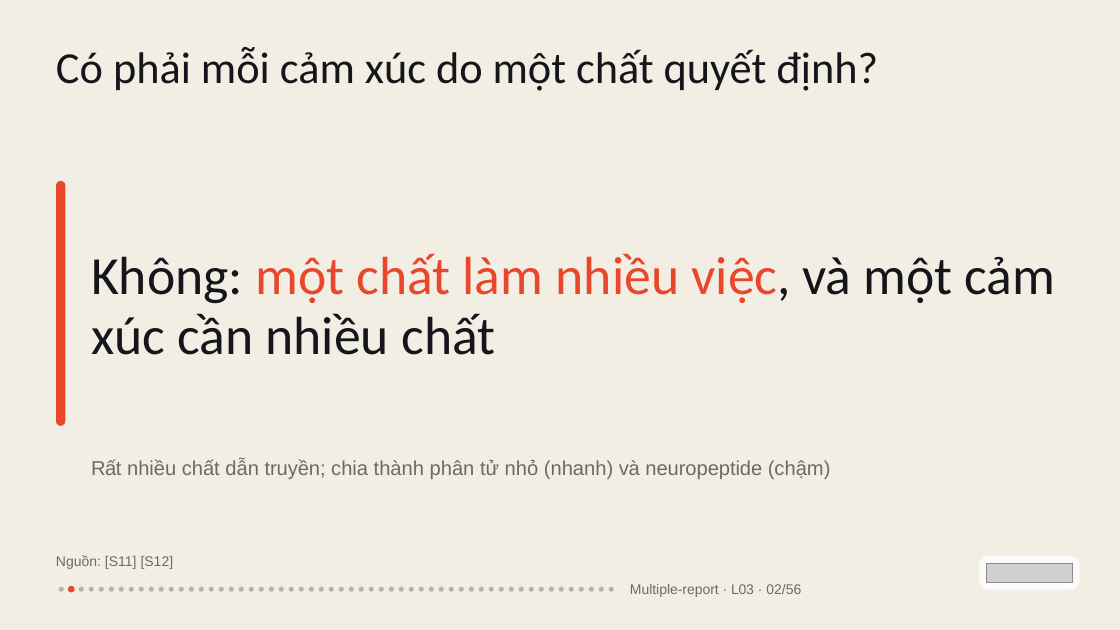
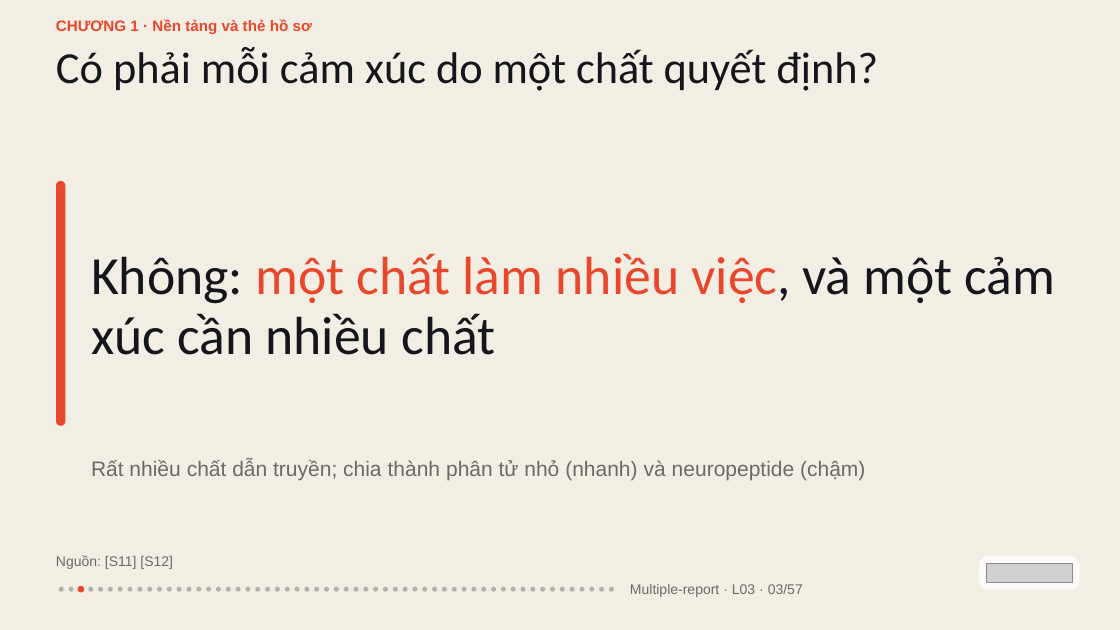
Before and after one commit to vohoailinh90/Multiple-report, a slide deck: slide 3 of lessons/L03/L03.pptx (slide 2 before the commit). Drawn at 1120x630 pixels with LibreOffice and Linux fonts; fonts in the diff are those of the drawing; grey boxes stand for pictures. Boxes give left, top, right and bottom in pixels: in the first picture for what was removed or moved away, otherwise in the second. Text is boxed around its words. In the diff, an @@ line names an element or a change of style, - is before the commit and + after.

```diff
--- a/lessons/L03/L03.pptx
+++ b/lessons/L03/L03.pptx
@@ text added at box(56, 19, 312, 34), 19.5 pt, text #E8472B, bold @@
+CHƯƠNG 1 · Nền tảng và thẻ hồ sơ
@@ text "Rất nhiều chất dẫn truyền; ..." at box(91, 459, 865, 480): size 25.9 to 27 pt; letter spacing -0.6 to 0 pt in "Rất"; letter spacing -0.1 to 0 pt in "chất truyền; tử và neuropeptide" @@
@@ ellipse: place and size @@
-ellipse at box(79, 587, 84, 592)
+ellipse at box(69, 587, 74, 592)
@@ ellipse: place and size @@
-ellipse at box(68, 586, 74, 592)
+ellipse at box(78, 586, 85, 592)
@@ 10 ellipses: place and size @@
-10 ellipses at box(249, 587, 344, 592)
+10 ellipses at box(245, 587, 339, 592)
@@ ellipse added at box(344, 587, 349, 592), fill #14161C at 28% opacity @@
@@ 8 ellipses: place and size @@
-8 ellipses at box(349, 587, 444, 592)
+8 ellipses at box(353, 587, 447, 592)
@@ text at box(630, 584, 803, 597): text changed @@
-Multiple-report · L03 · 02/56
+Multiple-report · L03 · 03/57
```
Also in this commit, not shown: 55 other slides changed, 1 slide added, 1 other file.
